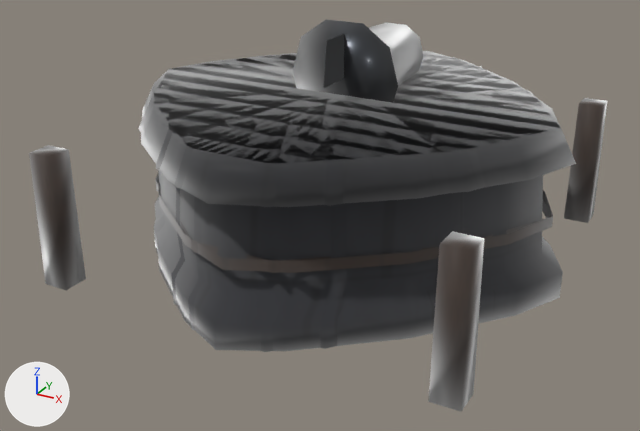
The glTF model public/assets/models/buildings/mortar.glb: old version first, new version second.
Before and after are seen from a camera (50 mm lens) standing at (2.31, -4.48, 2.42) and looking at (-0.03, -0.22, 0.29). The lights are fixed; the arrows at lower left show +X, +Y and +Z. The picture after the commit comes second. Where no turn or scale is listed for an object, it has been applied to the vertices. Vertices at exactly the same position are counted once.

In view in the first picture: 'LOD0_PROD_shell', 'LOD1_PROD_shell', 'LOD2_PROD_shell', 'barrel', 'recoilPart'.
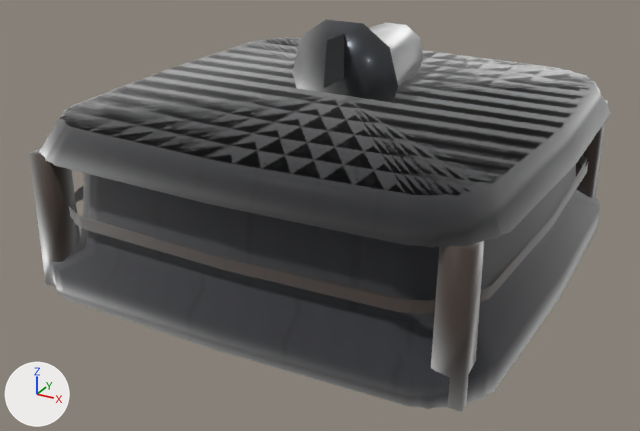
What the commit changed:
me_lod0_prod_shell_010 has 189 vertices, 304 faces and spans x -1.38..1.38, y -1.38..1.37, z 0.0..0.98.
me_lod0_prod_shell_010 is used by ob_lod0_prod_shell; location (0.0, 0.0, 0.0).
me_lod0_prod_shell_010 part 1: 108 of 189 vertices moved; they spanned x -1.23..1.23, y -1.23..1.23, z 0.0..0.98 and now span x -1.34..1.34, y -1.34..1.34, z 0.0..0.98; mean shift (0.0, 0.0, 0.0); largest move (0.31, -1.22, 0.16) -> (1.04, -1.34, 0.16).
me_lod1_prod_shell_010 is used by ob_lod1_prod_shell; location (0.0, 0.0, 0.0).
me_lod1_prod_shell_010 had 93 vertices, 150 faces and spanned x -1.38..1.38, y -1.28..1.28, z 0.0..0.98.
me_lod1_prod_shell_010 now has 111 vertices, 180 faces and spans x -1.38..1.38, y -1.38..1.37, z 0.0..0.98.
Part 2, on me_lod1_prod_shell_010:
72 vertices are removed from x -1.02..1.02, y -1.28..1.28, z 0.0..0.98.
150 faces are deleted.
61 vertices are added at x -1.32..1.32, y -1.38..1.37, z 0.0..0.98.
10 new vertices lie (0.21, 0.21, 0.0) away from vertices in x -1.23..1.02, y -1.23..1.02, z 0.42..0.98.
10 new vertices lie (0.21, -0.21, 0.0) away from vertices in x -1.23..1.02, y -1.02..1.23, z 0.42..0.98.
9 new vertices lie (0.0, 0.0, 0.16) away from vertices in x -1.32..1.32, y -1.32..1.37, z 0.0.
180 new faces join them.
me_lod2_prod_shell_010 is used by ob_lod2_prod_shell; location (0.0, 0.0, 0.0).
me_lod2_prod_shell_010 had 45 vertices, 78 faces and spanned x -1.38..1.38, y -1.12..1.12, z 0.0..0.98.
me_lod2_prod_shell_010 now has 59 vertices, 104 faces and spans x -1.38..1.38, y -1.38..1.37, z 0.0..0.98.
Part 3, on me_lod2_prod_shell_010:
16 vertices are removed from x -0.51..0.51, y -1.12..1.12, z 0.0..0.8.
62 faces are deleted.
12 vertices move from x -0.49..0.49, y -1.04..1.04, z 0.24..0.98 to x -1.14..1.14, y -1.14..1.14, z 0.24..0.98.
25 vertices are added at x -1.25..1.25, y -1.38..1.37, z 0.0..0.98.
5 new vertices lie (0.0, 0.0, 0.16) away from vertices in x -1.25..1.25, y -1.25..1.37, z 0.0.
88 new faces join them.
me_lod2_prod_shell_010 part 4: 16 kept faces spanning x -1.38..1.38, y -1.14..1.14, z 0.24..0.98 get new texture (UV) coordinates.

Location of each change, (x1, y1, x2, y2) in pixels of the pictures (640 x 431 px; the box of a moved part takes in the faces that stretch with it):
'LOD0_PROD_shell', reshaped: before (29, 51, 607, 412); after (29, 38, 611, 412)
'LOD1_PROD_shell', reshaped (34% wider, 25% taller): before (138, 54, 558, 352); after (45, 37, 609, 409)
'LOD2_PROD_shell', reshaped: before (156, 56, 559, 349); after (63, 38, 586, 196)
part 1 of me_lod0_prod_shell_010, moved or reshaped: before (141, 51, 576, 351); after (39, 38, 611, 407)
part 3 of me_lod2_prod_shell_010, moved or reshaped: before (156, 60, 480, 349); after (74, 38, 586, 195)
part 4 of me_lod2_prod_shell_010, surface changed: before (169, 56, 559, 163); after (63, 39, 586, 196)
